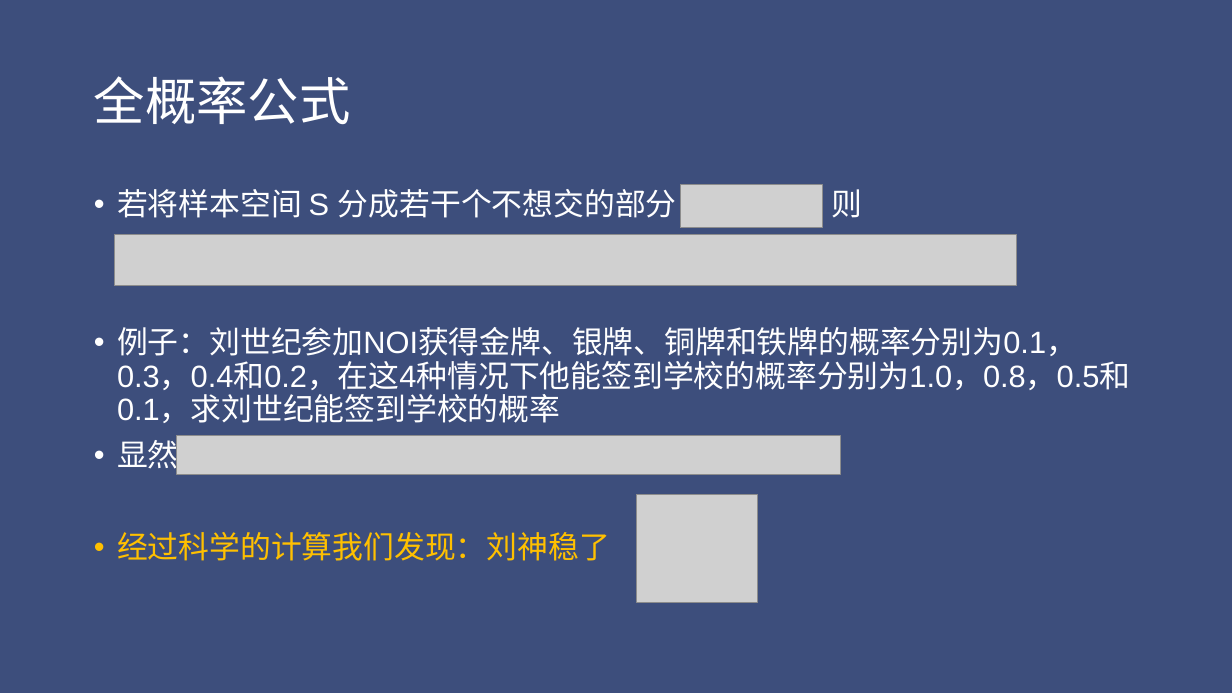
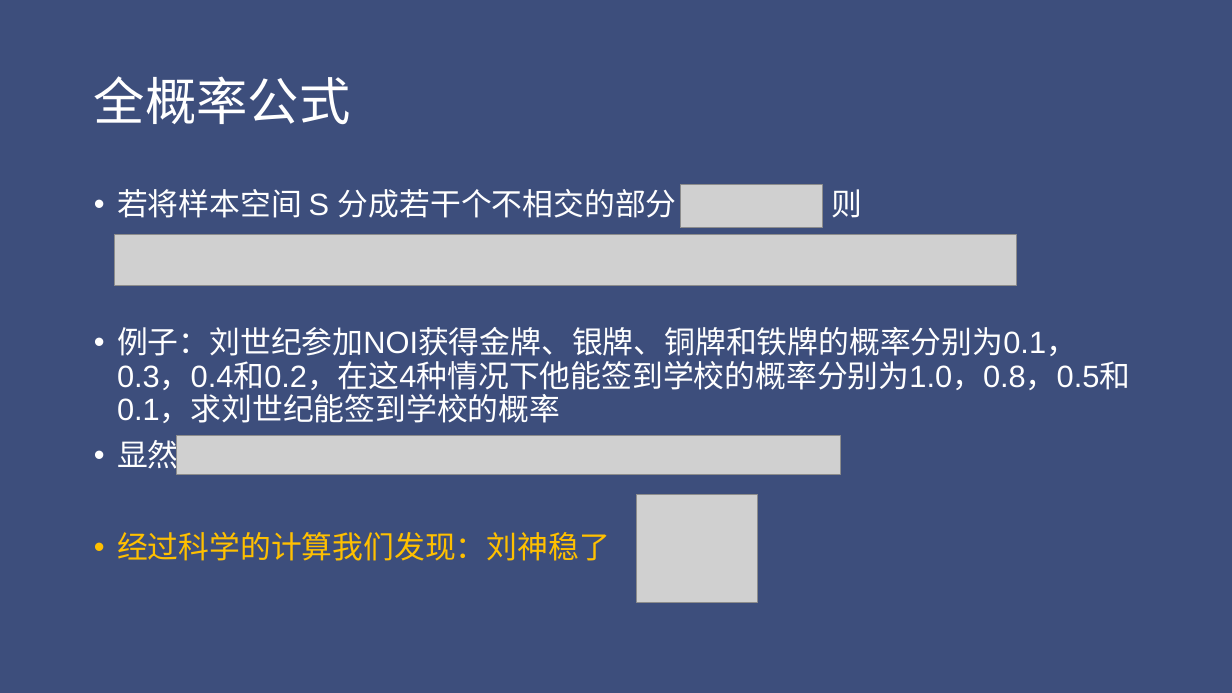
Before and after one commit to Chty-syq/OIblog, a slide deck: slide 9 of file/概率与期望.pptx. Drawn at 1232x693 pixels with LibreOffice and Linux fonts; fonts in the diff are those of the drawing; grey boxes stand for pictures. Boxes give left, top, right and bottom in pixels: in the first picture for what was removed or moved away, otherwise in the second. Text is boxed around its words. In the diff, an @@ line names an element or a change of style, - is before the commit and + after.

```diff
--- a/file/概率与期望.pptx
+++ b/file/概率与期望.pptx
@@ text at [117, 184, 863, 224]: text changed @@
-• 若将样本空间 S 分成若干个不想交的部分 ，则
+• 若将样本空间 S 分成若干个不相交的部分 ，则
```
Also in this commit, not shown: 9 other slides changed, 44 slides added, 3 other files.
